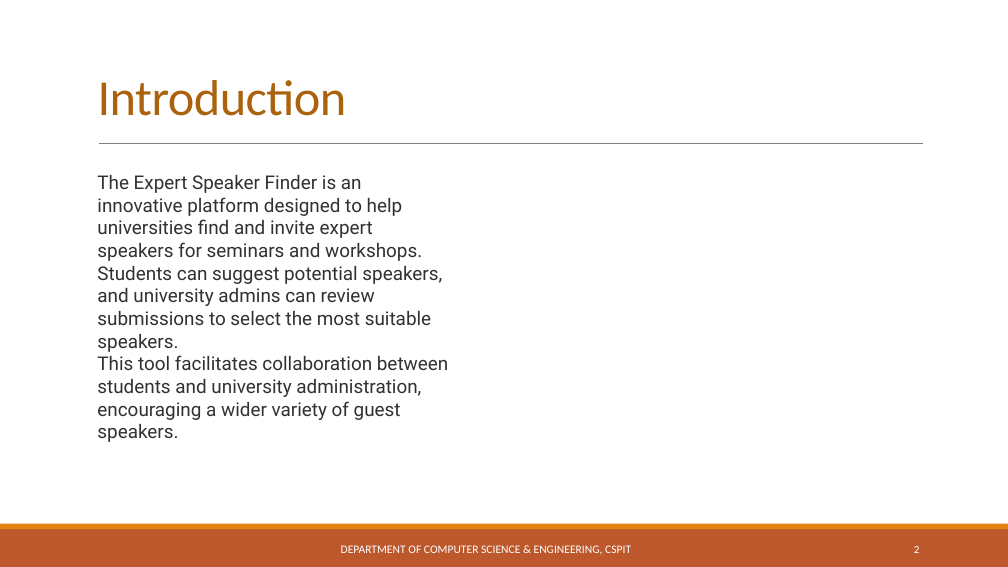
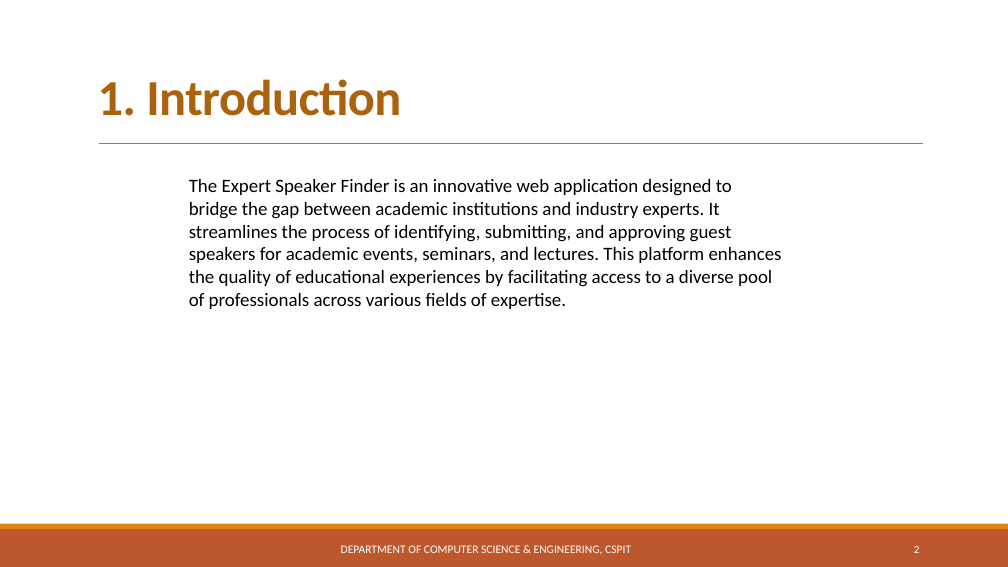
Before and after one commit to DebdootManna/expert-speaker-finder, a slide deck: slide 2 of Expert Speaker Finder.pptx. Drawn at 1008x567 pixels with LibreOffice and Linux fonts; fonts in the diff are those of the drawing. Boxes give left, top, right and bottom in pixels: in the first picture for what was removed or moved away, otherwise in the second. Text is boxed around its words. In the diff, an @@ line names an element or a change of style, - is before the commit and + after.

```diff
--- a/Expert Speaker Finder.pptx
+++ b/Expert Speaker Finder.pptx
@@ title at box(98, 79, 401, 116): text changed; bold on @@
-Introduction
+1. Introduction
@@ text at box(189, 179, 782, 309): text changed; font Roboto to Calibri; text colour #313131 to #000000 @@
-The Expert Speaker Finder is an
-innovative platform designed to help
-universities find and invite expert
-speakers for seminars and workshops.
-Students can suggest potential speakers,
-and university admins can review
-submissions to select the most suitable
-speakers.
-This tool facilitates collaboration between
-students and university administration,
-encouraging a wider variety of guest
-speakers.
+The Expert Speaker Finder is an innovative web application designed to bridge the gap between academic institutions and industry experts. It streamlines the process of identifying, submitting, and approving guest speakers for academic events, seminars, and lectures. This platform enhances the quality of educational experiences by facilitating access to a diverse pool of professionals across various fields of expertise.
```
Also in this commit, not shown: 4 other slides changed, 4 slides added, 1 other file.
